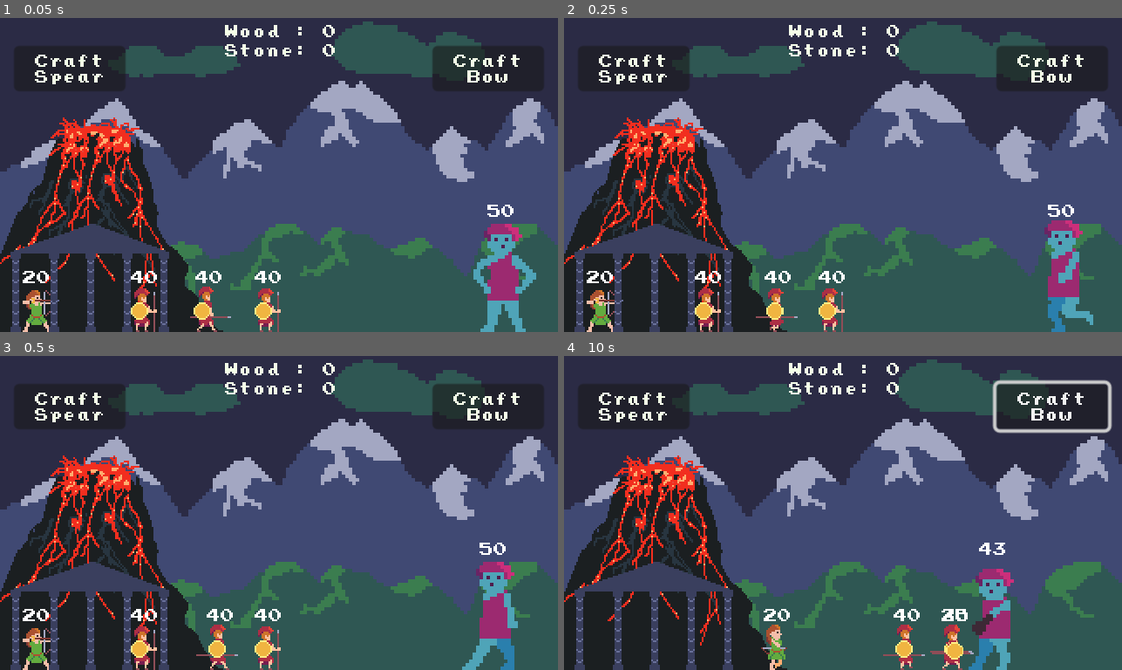
Above: before the commit, frames 1-4 (two rows, left to right).
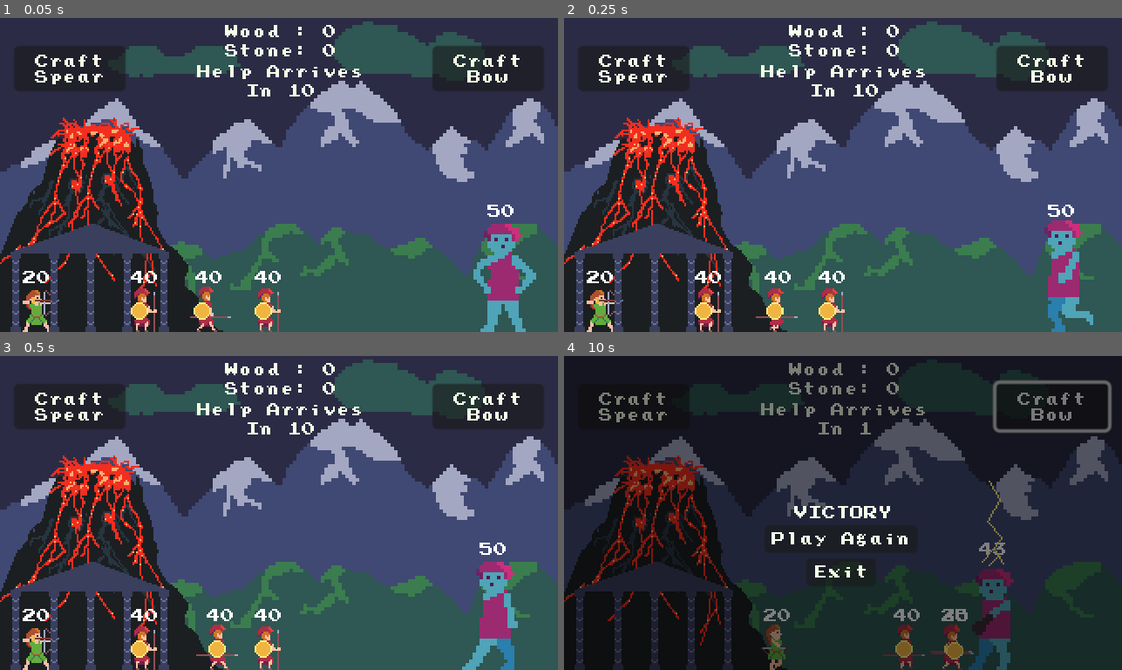
Above: after the commit, the same moments.

Repository: pjz987/Hephaestus
Game: Godot game, scene res://battle.tscn
The game is run twice, just before and just after one commit, with the same random seed, the same clock (stepped at 60 frames per second) and the same inputs. The engine's default icon, where the game draws it, is replaced by a stand-in: a white triangle on a blue panel in a dark square.
Inputs (mouse positions are in pixels of both pictures, inside the frame that each line leads up to):
- Up to frame 1 (0.05 s): no input
- Up to frame 2 (0.25 s): no input
- Up to frame 3 (0.5 s): no input
- Up to frame 4 (10 s): click "Craft Spear" at 0.5 s; click "Craft Bow" at 1.25 s; click "Craft Spear" at 2 s; click "Craft Bow" at 2.75 s; click "Craft Spear" at 3.5 s; click "Craft Bow" at 4.25 s; move the mouse to (965, 497) at 5.02 s; move the mouse to (731, 528) at 5.77 s; move the mouse to (898, 443) at 6.52 s; move the mouse to (815, 575) at 7.27 s; move the mouse to (1010, 560) at 8.02 s; move the mouse to (675, 465) at 8.77 s; move the mouse to (870, 513) at 9.52 s

The runs differ from the first frame. In frame 1, 0.5% of the frame differs, in the area x 35-65%, y 15-25%; in frame 2, 0.5%; in frame 3, 0.5%; in frame 4, 85%, in the area x 0-100%, y 0-100%.

Commit message:
victory and defeat

Diff:
--- a/GameManager.gd
+++ b/GameManager.gd
@@ -7,6 +7,7 @@
 	'stone': 0
 }
 
+
 var giants_killed = 0
 var giant_spawn_increase_rate = 3
 
@@ -14,11 +15,12 @@
 
 signal resource_change
 signal increase_giant_spawn_rate
+signal game_lost
+signal game_won
 
 
 func giant_kill():
 	giants_killed += 1
-	print('giants killed: ', giants_killed)
 	if giants_killed % giant_spawn_increase_rate == 0:
 		increase_giant_spawn_rate.emit()
 
@@ -30,3 +32,11 @@
 func resource_pickup(resource_name):
 	resources[resource_name] += 1
 	resource_change.emit()
+
+func reset_battle():
+	resources['wood'] = 0
+	resources['stone'] = 0
+	giants_killed = 0
+
+func win_game():
+	game_won.emit()
--- a/battle.gd
+++ b/battle.gd
@@ -9,12 +9,19 @@
 @onready var resources_label = $UI/ResourcesLabel
 @onready var archer_spawn_point = $ArcherSpawnPoint
 @onready var giant_spawn_timer = $GiantSpawnTimer
+@onready var end_screen = $EndScreen
+@onready var end_screen_label = $EndScreen/EndScreenLabel
+@onready var victory_countdown_label = $UI/VictoryCountdownLabel
+@onready var victory_timer = $VictoryTimer
 
 
 func _ready():
 	GameManager.resource_change.connect(_on_resource_changed)
 	GameManager.increase_giant_spawn_rate.connect(_on_increase_giant_spawn_rate)
 	update_resources()
+
+func _process(delta):
+	victory_countdown_label.text = 'Help Arrives\nIn ' + str(ceil(victory_timer.time_left))
 
 func _on_spawn_soldier_button_button_down():
 	if GameManager.resources.wood >= 3:
@@ -50,4 +57,25 @@
 
 func _on_increase_giant_spawn_rate():
 	giant_spawn_timer.wait_time -= 1.5
-	print('giant spawner time: ', giant_spawn_timer.wait_time)
+
+
+func _on_defeat_zone_area_entered(area):
+	end_screen_label.text = 'DEFEAT'
+	end_screen.visible = true
+	end_screen.z_index = 2
+
+
+func _on_play_again_button_button_down():
+	GameManager.reset_battle()
+	get_tree().reload_current_scene()
+
+
+func _on_exit_button_button_down():
+	get_tree().quit()
+
+
+func _on_victory_timer_timeout():
+	GameManager.win_game()
+	end_screen_label.text = 'VICTORY'
+	end_screen.visible = true
+	end_screen.z_index = 2
--- a/battle.tscn
+++ b/battle.tscn
@@ -17,6 +17,9 @@
 
 [sub_resource type="RectangleShape2D" id="RectangleShape2D_w2hoq"]
 size = Vector2(320.5, 34)
+
+[sub_resource type="RectangleShape2D" id="RectangleShape2D_dwttw"]
+size = Vector2(17, 27)
 
 [node name="Battle" type="Node2D"]
 script = ExtResource("1_i40am")
@@ -63,6 +66,17 @@
 text = "Craft
 Bow"
 
+[node name="VictoryCountdownLabel" type="Label" parent="UI"]
+layout_mode = 0
+offset_left = 113.0
+offset_top = 27.0
+offset_right = 209.0
+offset_bottom = 46.0
+theme_override_colors/font_color = Color(0.960784, 1, 0.909804, 1)
+text = "Help Arrives
+In 2:00"
+horizontal_alignment = 1
+
 [node name="SoldierSpawnPoint" type="Node2D" parent="."]
 position = Vector2(-9, 180)
 
@@ -106,9 +120,71 @@
 wait_time = 12.0
 autostart = true
 
+[node name="DefeatZone" type="Area2D" parent="."]
+position = Vector2(-9, 168)
+collision_layer = 0
+collision_mask = 2
+
+[node name="CollisionShape2D" type="CollisionShape2D" parent="DefeatZone"]
+position = Vector2(0.5, -1.5)
+shape = SubResource("RectangleShape2D_dwttw")
+
+[node name="EndScreen" type="ColorRect" parent="."]
+visible = false
+z_index = -2
+offset_right = 320.0
+offset_bottom = 180.0
+theme = ExtResource("7_t4m8r")
+color = Color(0, 0, 0, 0.501961)
+
+[node name="EndScreenLabel" type="Label" parent="EndScreen"]
+layout_mode = 1
+anchors_preset = 8
+anchor_left = 0.5
+anchor_top = 0.5
+anchor_right = 0.5
+anchor_bottom = 0.5
+offset_left = -24.0
+offset_top = -4.0
+offset_right = 24.0
+offset_bottom = 4.0
+grow_horizontal = 2
+grow_vertical = 2
+theme_override_colors/font_color = Color(0.960784, 1, 0.909804, 1)
+text = "Defeat
+"
+
+[node name="PlayAgainButton" type="Button" parent="EndScreen"]
+layout_mode = 0
+offset_left = 115.0
+offset_top = 97.0
+offset_right = 203.0
+offset_bottom = 113.0
+theme_override_colors/font_color = Color(0.960784, 1, 0.909804, 1)
+text = "Play Again"
+
+[node name="ExitButton" type="Button" parent="EndScreen"]
+layout_mode = 0
+offset_left = 139.0
+offset_top = 116.0
+offset_right = 179.0
+offset_bottom = 132.0
+theme_override_colors/font_color = Color(0.960784, 1, 0.909804, 1)
+text = "Exit
+"
+
+[node name="VictoryTimer" type="Timer" parent="."]
+wait_time = 10.0
+one_shot = true
+autostart = true
+
 [connection signal="button_down" from="UI/SpawnSoldierButton" to="." method="_on_spawn_soldier_button_button_down"]
 [connection signal="button_down" from="UI/SpawnGiantButton" to="." method="_on_spawn_giant_button_button_down"]
 [connection signal="button_down" from="UI/SpawnArcherButton" to="." method="_on_spawn_archer_button_button_down"]
 [connection signal="timeout" from="GiantSpawnTimer" to="." method="_on_giant_spawn_timer_timeout"]
+[connection signal="area_entered" from="DefeatZone" to="." method="_on_defeat_zone_area_entered"]
+[connection signal="button_down" from="EndScreen/PlayAgainButton" to="." method="_on_play_again_button_button_down"]
+[connection signal="button_down" from="EndScreen/ExitButton" to="." method="_on_exit_button_button_down"]
+[connection signal="timeout" from="VictoryTimer" to="." method="_on_victory_timer_timeout"]
 
 [editable path="UI"]
--- /dev/null
+++ b/end_screen.gd
@@ -0,0 +1,12 @@
+extends Control
+
+@onready var label = $Container/Label
+
+# Called when the node enters the scene tree for the first time.
+func _ready():
+	label.text = 'Defeat'
+
+
+# Called every frame. 'delta' is the elapsed time since the previous frame.
+func _process(delta):
+	pass
--- /dev/null
+++ b/end_screen.tscn
@@ -0,0 +1,34 @@
+[gd_scene load_steps=3 format=3 uid="uid://c3uj50abips2g"]
+
+[ext_resource type="Script" path="res://end_screen.gd" id="1_etm7m"]
+[ext_resource type="Theme" uid="uid://cjf071kagw7u2" path="res://theme.tres" id="1_yvgyg"]
+
+[node name="EndScreen" type="Control"]
+layout_mode = 3
+anchors_preset = 15
+anchor_right = 1.0
+anchor_bottom = 1.0
+grow_horizontal = 2
+grow_vertical = 2
+size_flags_vertical = 4
+theme = ExtResource("1_yvgyg")
+script = ExtResource("1_etm7m")
+
+[node name="Container" type="Control" parent="."]
+layout_mode = 1
+anchors_preset = 8
+anchor_left = 0.5
+anchor_top = 0.5
+anchor_right = 0.5
+anchor_bottom = 0.5
+offset_left = -20.0
+offset_top = -20.0
+offset_right = 20.0
+offset_bottom = 20.0
+grow_horizontal = 2
+grow_vertical = 2
+
+[node name="Label" type="Label" parent="Container"]
+layout_mode = 0
+offset_right = 40.0
+offset_bottom = 23.0
--- a/giant.gd
+++ b/giant.gd
@@ -27,12 +27,15 @@
 @onready var resource_spawn_point = $ResourceSpawnPoint
 @onready var death_sound_player = $DeathSoundPlayer
 @onready var blood_spawn_point = $BloodSpawnPoint
+@onready var lightning_sprite = $LightningSprite
+
 @onready var WOOD_SCENE = load('res://wood.tscn')
 @onready var STONE_SCENE = load('res://stone.tscn')
 @onready var BLOOD_SCENE = load('res://blood.tscn')
 
 
 func _ready():
+	GameManager.game_won.connect(lightning_die)
 	health = max_health
 	label.text = str(health)
 	if randf() >= 0.5:
@@ -96,7 +99,7 @@
 	var wood_count = randi_range(3, 4)
 	for _i in range(wood_count):
 		var wood = WOOD_SCENE.instantiate()
-		get_tree().current_scene.add_child(wood)
+		get_tree().current_scene.call_deferred('add_child', wood)
 		wood.global_position = resource_spawn_point.global_position
 	var stone_count = randi_range(0, 1)
 	for _i in range(stone_count):
@@ -116,3 +119,8 @@
 	#print("player should have played")
 	dsound.play()
 	queue_free()
+
+func lightning_die():
+	lightning_sprite.visible = true
+	await get_tree().create_timer(0.5).timeout
+	die()
--- a/giant.tscn
+++ b/giant.tscn
@@ -1,10 +1,11 @@
-[gd_scene load_steps=14 format=3 uid="uid://cv6bexvroye4v"]
+[gd_scene load_steps=15 format=3 uid="uid://cv6bexvroye4v"]
 
 [ext_resource type="Script" path="res://giant.gd" id="1_4qho0"]
 [ext_resource type="Texture2D" uid="uid://jejcgnuvw6d4" path="res://icon.svg" id="1_8vswq"]
 [ext_resource type="Texture2D" uid="uid://e7nnaeb0i5gr" path="res://giant.png" id="3_3qij8"]
 [ext_resource type="Theme" uid="uid://cjf071kagw7u2" path="res://theme.tres" id="3_6gmam"]
 [ext_resource type="AudioStream" uid="uid://denttfosd8eyp" path="res://giant f 2.wav" id="4_d4n0d"]
+[ext_resource type="Texture2D" uid="uid://d2uly3r16ych4" path="res://lightning.png" id="6_st4lv"]
 
 [sub_resource type="RectangleShape2D" id="RectangleShape2D_y037u"]
 size = Vector2(12, 12)
@@ -199,4 +200,9 @@
 [node name="BloodSpawnPoint" type="Node2D" parent="."]
 position = Vector2(0, -37)
 
+[node name="LightningSprite" type="Sprite2D" parent="."]
+visible = false
+position = Vector2(0, -84)
+texture = ExtResource("6_st4lv")
+
 [connection signal="area_entered" from="Hurtbox" to="." method="_on_hurtbox_area_entered"]
Not shown: 1 places in battle.tscn that only renumber resources
Binary file added: lightning.png
Not shown, added: lightning.png.import
